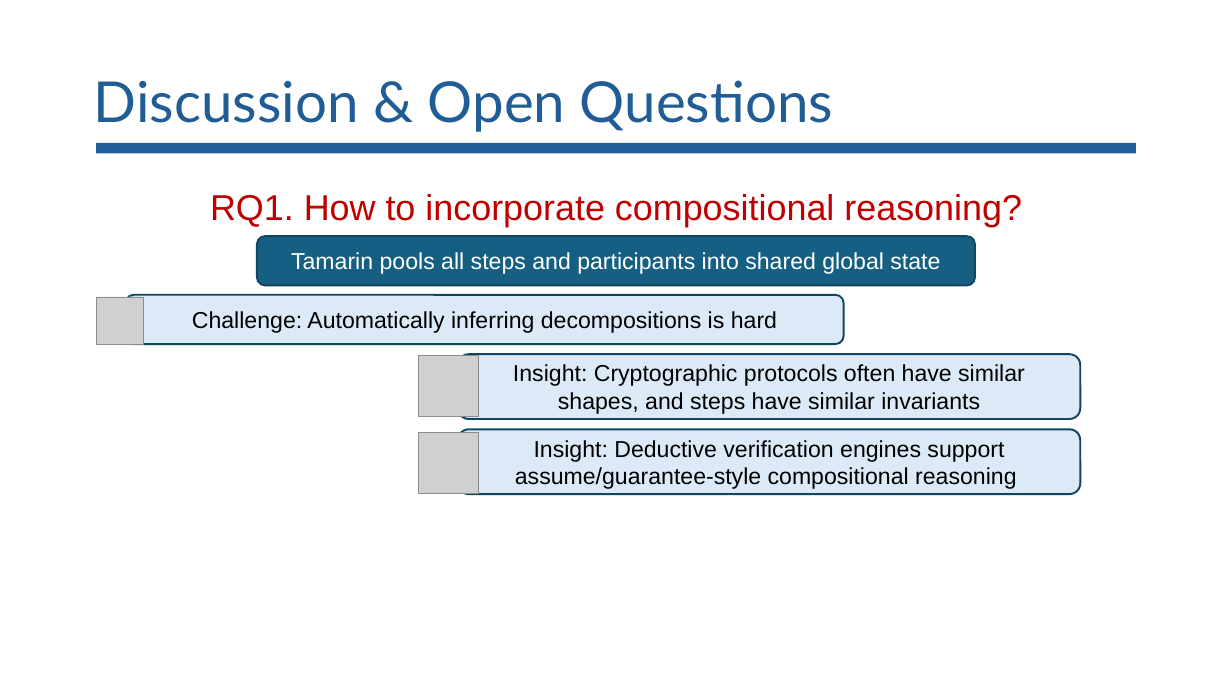
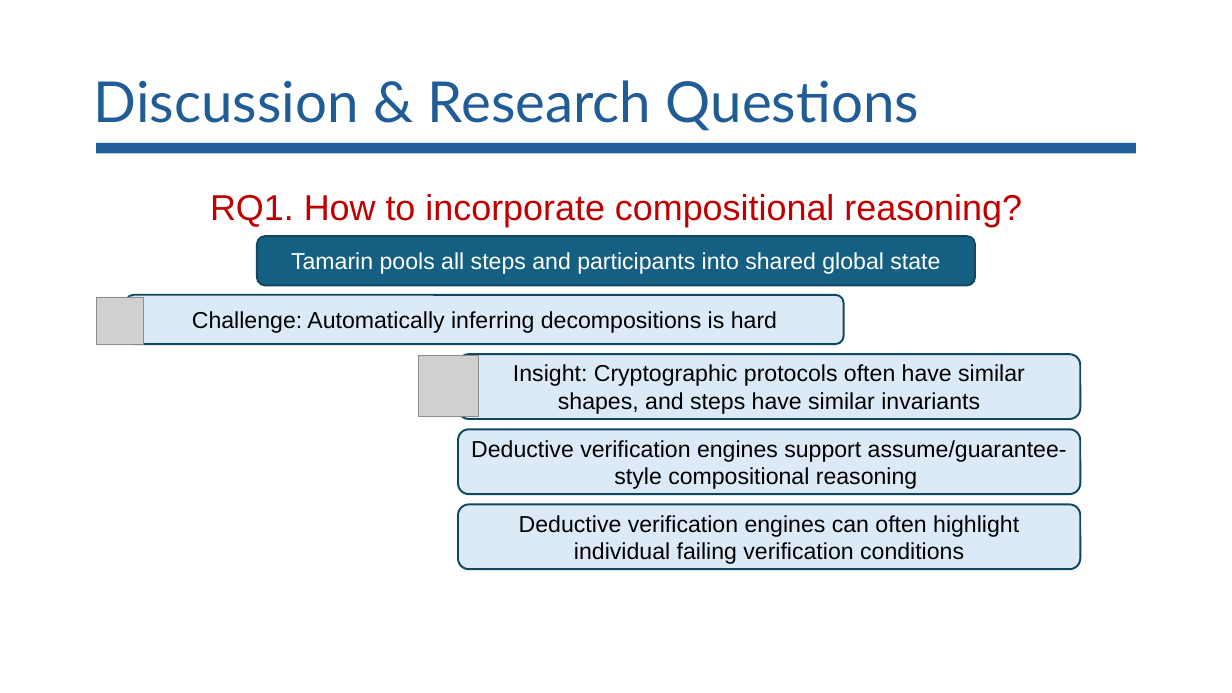
Before and after one commit to lorchrob/comp_slides, a slide deck: slide 93 of comp.pptx (slide 109 before the commit). Drawn at 1232x693 pixels with LibreOffice and Linux fonts; fonts in the diff are those of the drawing; grey boxes stand for pictures. Boxes give left, top, right and bottom in pixels: in the first picture for what was removed or moved away, otherwise in the second. Text is boxed around its words. In the diff, an @@ line names an element or a change of style, - is before the commit and + after.

```diff
--- a/comp.pptx
+++ b/comp.pptx
@@ title at bbox=[94, 80, 919, 131]: text changed @@
-Discussion & Open Questions
+Discussion & Research Questions
@@ picture removed at bbox=[418, 433, 479, 494] @@
@@ text in rounded rectangle at bbox=[471, 440, 1067, 489]: text changed @@
-Insight: Deductive verification engines support assume/guarantee-style compositional reasoning
+Deductive verification engines support assume/guarantee-style compositional reasoning
@@ rounded rectangle added at bbox=[458, 505, 1080, 569], fill #DCEAF7, outline #104760 1.5 pt, 18 pt, text #000000 @@
+Deductive verification engines can often highlight individual failing verification conditions
```
Also in this commit, not shown: 55 other slides changed, 2 slides removed.
